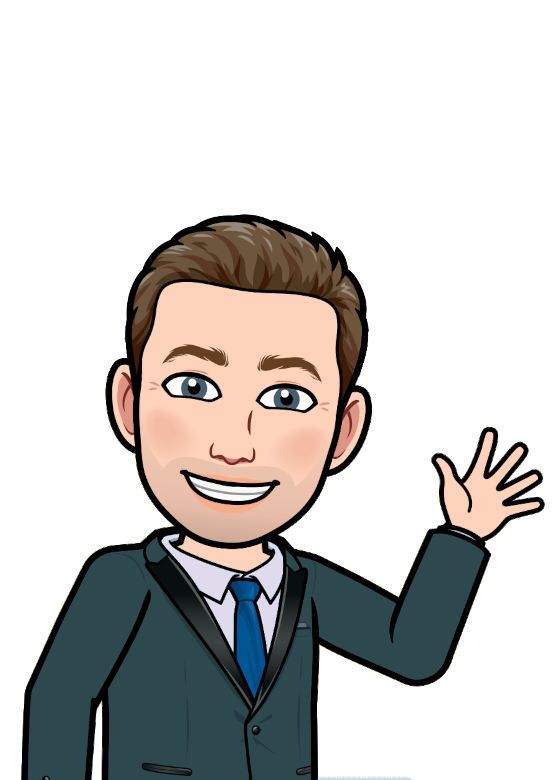
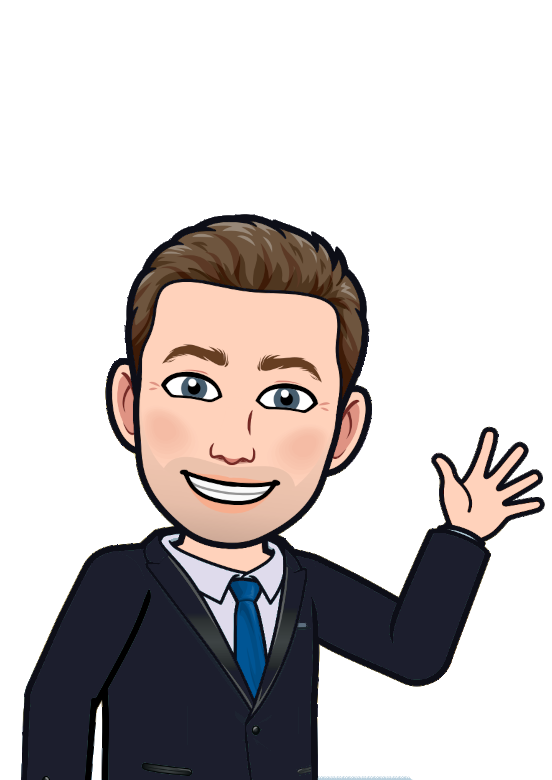
Two versions of the same layered image (552×780). Layer-by-layer changes:
added layer "laptop wave.png-Kopie #1" (lch color) above "laptop wave.png-Kopie" over [21, 214, 545, 780]
